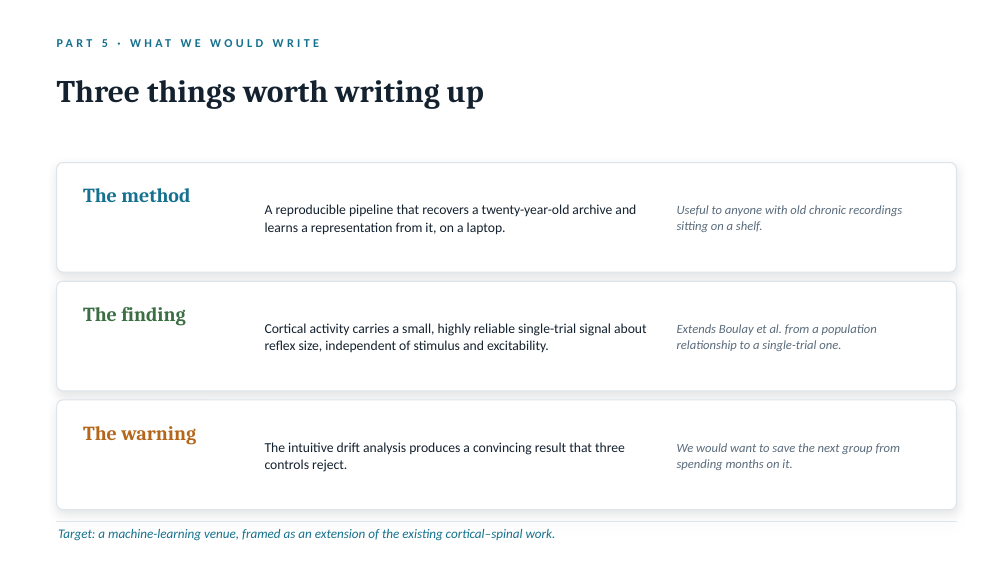
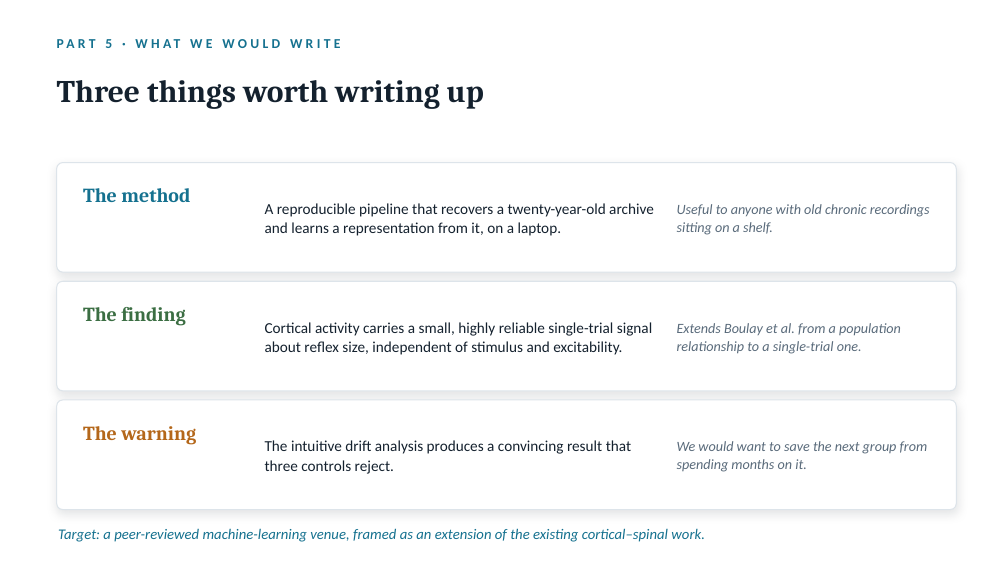
Before and after one commit to switchrao777/hroc-ncan, a slide deck: slide 28 of slides/HROC_Team_Presentation.pptx. Drawn at 1008x567 pixels with LibreOffice and Linux fonts; fonts in the diff are those of the drawing. Boxes give left, top, right and bottom in pixels: in the first picture for what was removed or moved away, otherwise in the second. Text is boxed around its words. In the diff, an @@ line names an element or a change of style, - is before the commit and + after.

```diff
--- a/slides/HROC_Team_Presentation.pptx
+++ b/slides/HROC_Team_Presentation.pptx
@@ text "PART 5 · WHAT WE ..." at [105,39,112,48]: size 11.5 to 13 pt @@
@@ size 13 to 14.5 pt in 3 elements at [265,203,654,236], [265,322,652,355], [265,440,631,474] @@
@@ size 12 to 13.5 pt in 3 elements at [677,204,930,235], [677,323,901,354], [677,441,928,472] @@
@@ rounded rectangle removed at [57,522,957,522] @@
@@ text at [58,528,705,542]: text changed; size 12.5 to 14 pt @@
-Target: a machine-learning venue, framed as an extension of the existing cortical–spinal work.
+Target: a peer-reviewed machine-learning venue, framed as an extension of the existing cortical–spinal work.
```
Also in this commit, not shown: 32 other slides changed, 1 slide added, 1 slide removed, 31 other files.
